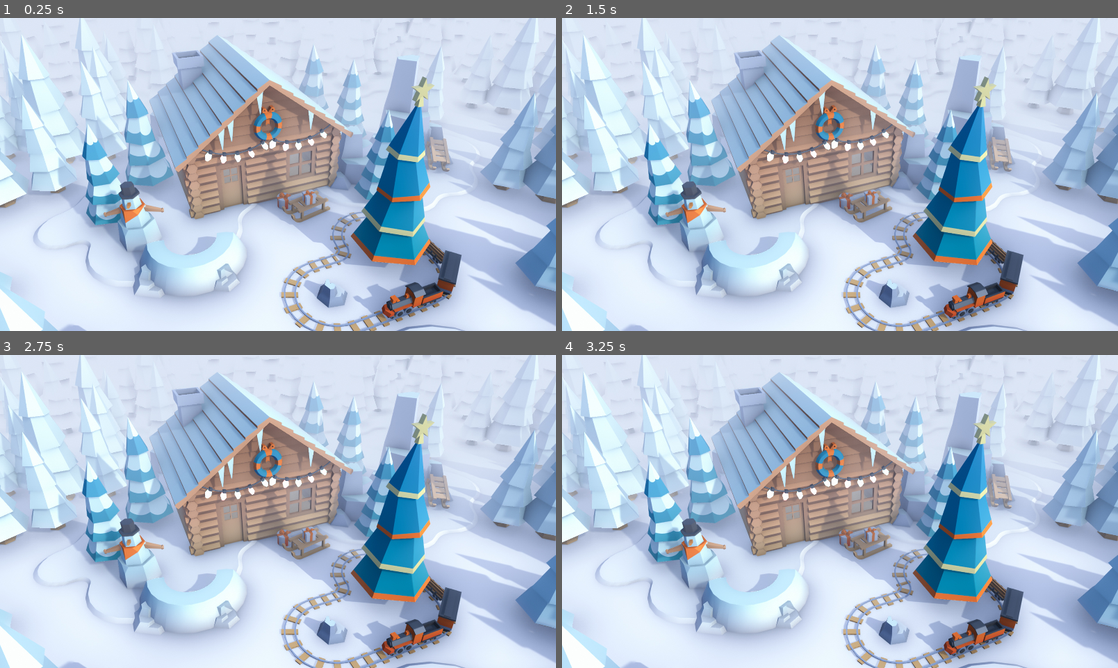
Above: before the commit, frames 1-4 (two rows, left to right).
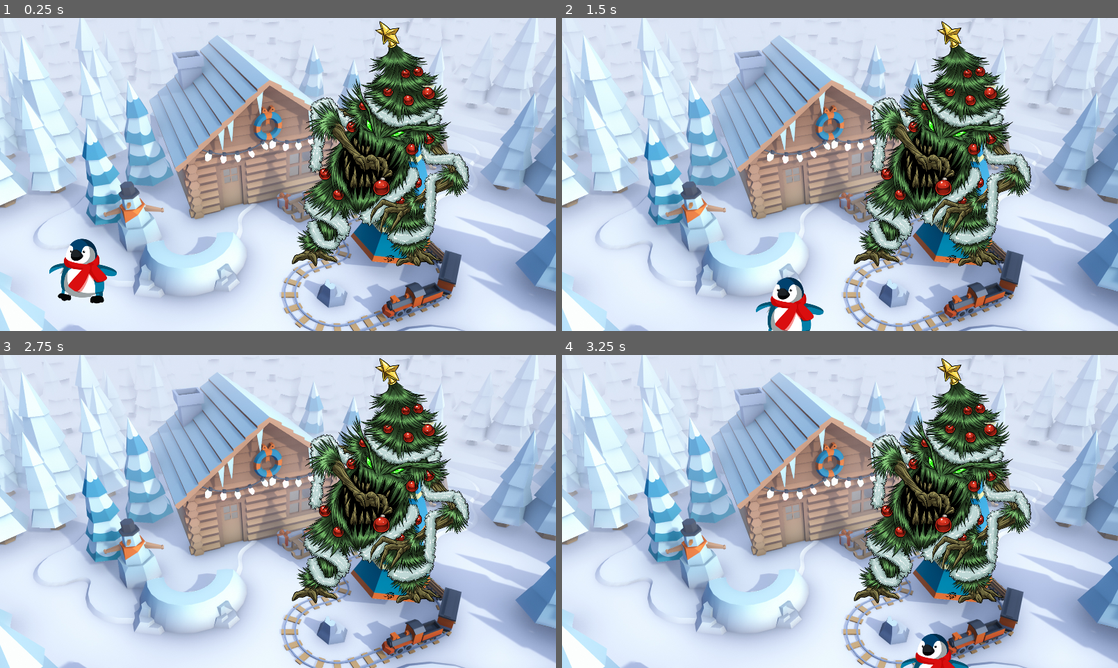
Above: after the commit, the same moments.

Repository: yayang12/Yaxian-Yang--Performance-Task-Final
Game: Godot game, scene res://world.tscn
Same seed, same stepped clock (60 frames per second), same inputs: the game is played once before the commit and once after it.
Inputs:
- Up to frame 1 (0.25 s): no input
- Up to frame 2 (1.5 s): tap Enter at 0.5 s; hold Right (move_right) 0.53-1.28 s; hold Down (move_down) from 1.28 s (still down)
- Up to frame 3 (2.75 s): tap Space at 2 s; release Down (move_down) at 2.03 s; hold Right (move_right) from 2.03 s (still down)
- Up to frame 4 (3.25 s): tap Enter at 2.75 s; release Right (move_right) at 2.78 s; hold Up (move_up) from 2.78 s (still down)

The runs differ from the first frame. In frame 1, 14% of the frame differs, in the area x 8-85%, y 0-92%; in frame 2, 14%; in frame 3, 13%; in frame 4, 14%.

Commit message:
collisions setup

Diff:
--- a/Player.gd
+++ b/Player.gd
@@ -22,3 +22,8 @@
 	if velocity.length() > 0:
 		velocity = velocity.normalized() * speed
 	position += velocity * delta
+
+
+
+func _on_body_entered(body):
+	hide()
--- a/player.tscn
+++ b/player.tscn
@@ -16,3 +16,5 @@
 [node name="CollisionShape2D" type="CollisionShape2D" parent="."]
 position = Vector2(-1, 9)
 shape = SubResource("CapsuleShape2D_q5f71")
+
+[connection signal="body_entered" from="." to="." method="_on_body_entered"]
--- a/world.tscn
+++ b/world.tscn
@@ -1,6 +1,8 @@
-[gd_scene load_steps=2 format=3 uid="uid://duemjd0qhekrw"]
+[gd_scene load_steps=4 format=3 uid="uid://duemjd0qhekrw"]
 
 [ext_resource type="Texture2D" uid="uid://bwmny50vdxvr1" path="res://assets/wallpaperCabin.jpg" id="1_85gfb"]
+[ext_resource type="PackedScene" uid="uid://di7ruadmrfuao" path="res://player.tscn" id="2_7w7wr"]
+[ext_resource type="PackedScene" uid="uid://byejajs2rgqus" path="res://enemy.tscn" id="3_m2hhq"]
 
 [node name="World" type="Node2D"]
 
@@ -8,3 +10,9 @@
 scale = Vector2(0.61, 0.61)
 texture = ExtResource("1_85gfb")
 centered = false
+
+[node name="Player" parent="." instance=ExtResource("2_7w7wr")]
+position = Vector2(172, 524)
+scale = Vector2(0.5, 0.5)
+
+[node name="Enemy" parent="." instance=ExtResource("3_m2hhq")]
